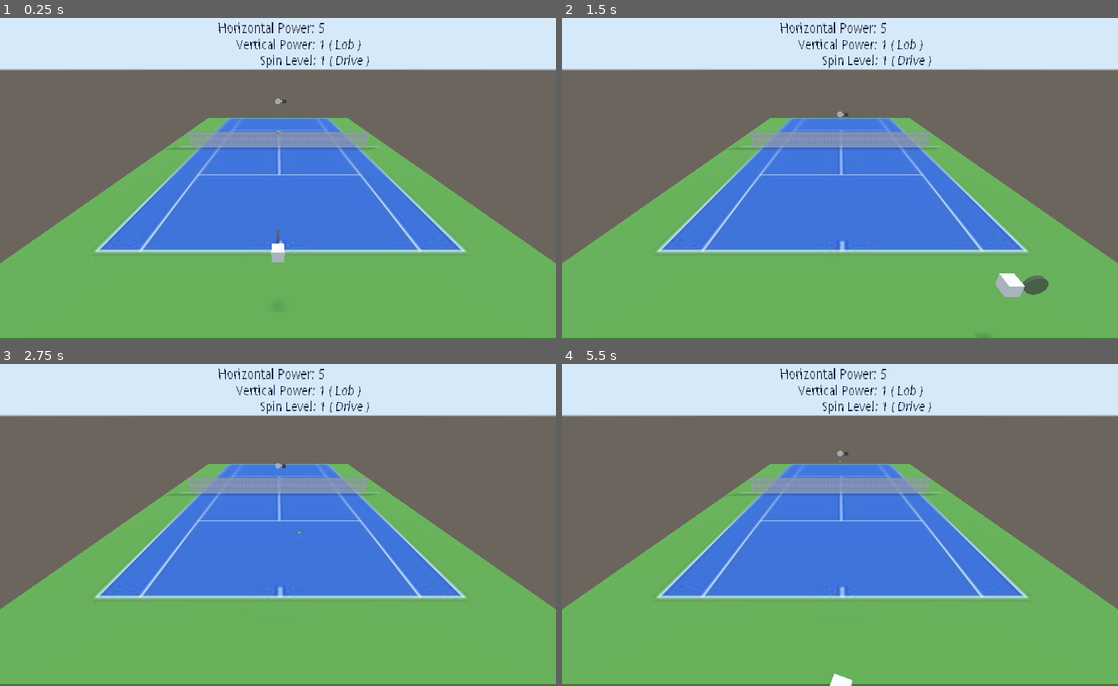
Above: before the commit, frames 1-4 (two rows, left to right).
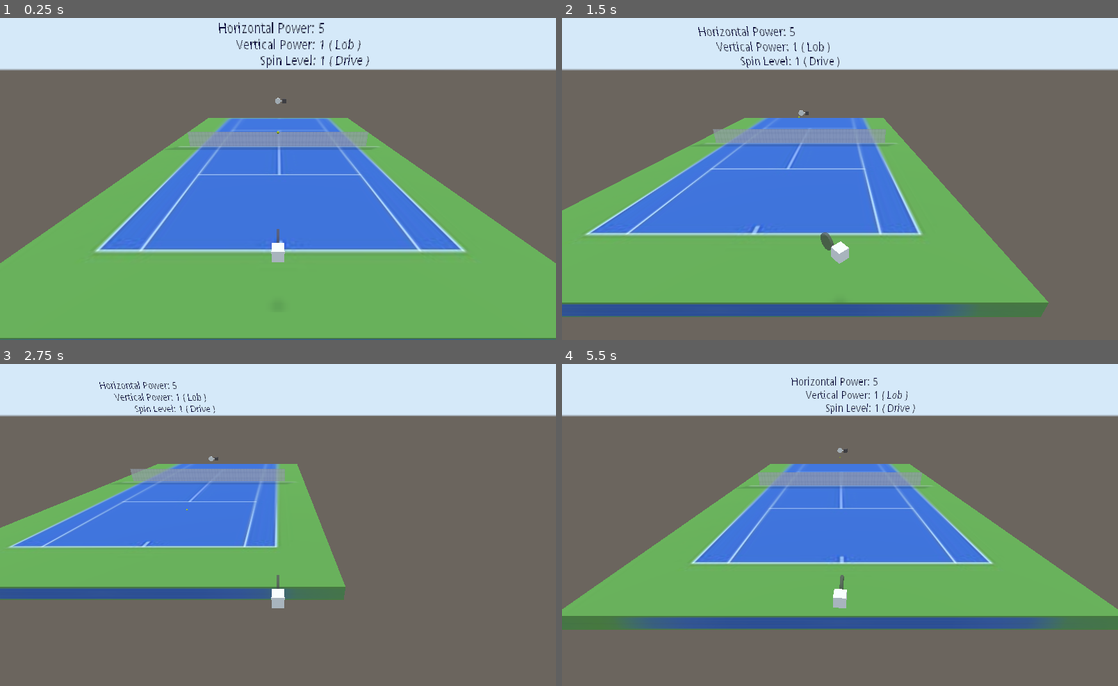
Above: after the commit, the same moments.

Repository: danielliao66/casual-tennis-3d
Game: Godot game, scene res://Spatial.tscn
Two runs of this game, one before a commit and one after it. Both use one fixed random seed, a clock stepped at 60 frames per second and the inputs below.
Inputs:
- Up to frame 1 (0.25 s): no input
- Up to frame 2 (1.5 s): tap Enter at 0.5 s; hold Right (ui_right) 0.53-1.28 s; hold S (ui_y_neg) 0.53-1.28 s; tap A (ui_y_pos) at 0.8, 1.35 s; hold Down (ui_down) from 1.28 s (still down)
- Up to frame 3 (2.75 s): tap S (ui_y_neg) at 1.55 s; release Down (ui_down) at 2.03 s; hold Right (ui_right) from 2.03 s (still down); hold S (ui_y_neg) from 2.03 s (still down); tap A (ui_y_pos) at 2.3 s
- Up to frame 4 (5.5 s): release Right (ui_right) at 2.78 s; release S (ui_y_neg) at 2.78 s; hold Up (ui_up) 2.78-3.53 s; tap A (ui_y_pos) at 2.85, 3.8, 4.35, 5.3 s; tap S (ui_y_neg) at 3.05, 4.55 s; hold S (ui_y_neg) 3.53-4.28 s; hold Left (ui_left) 3.53-5.03 s; tap R (ui_restart) at 4.15 s; hold Down (ui_down) from 5.03 s (still down); hold S (ui_y_neg) from 5.03 s (still down)

The runs differ from the first frame. In frame 1, 0.5% of the frame differs, in the area x 2-100%, y 1-100%; in frame 2, 35%; in frame 3, 55%, in the area x 0-100%, y 1-100%; in frame 4, 32%.

Commit message:
adjusted mechanisms

Diff:
--- a/Ball.gd
+++ b/Ball.gd
@@ -38,7 +38,7 @@
 				dv_y.x -= 1.5
 			v += dv_xz + dv_y
 	v.y += G * delta
-	if translation.z > 50 or translation.z < -50 or translation.x > 30 or translation.x < -30 or Input.is_action_pressed("ui_restart"):
+	if translation.z > 60 or translation.z < -60 or translation.x > 30 or translation.x < -30 or Input.is_action_pressed("ui_restart"):
 		translation = orig_pos
 		v = orig_v
 		w = orig_w
--- a/Computer.gd
+++ b/Computer.gd
@@ -13,12 +13,12 @@
 
 func _physics_process(delta):
 	if ball.v.z > 0:
-		v_inst = (ball.translation - racquet.global_translation) * 13
+		v_inst = (ball.translation - racquet.global_translation) * 15
 		move_and_collide(v_inst * delta);
 		if translation.z < 5:
 			translation.z = 5
 		if (not made_choice):
-			hori_level = player.hori_level
+			hori_level = ball.v.z / 6 + 1 ;
 			rng.randomize()
 			rotation_degrees.y = rng.randi_range(80, 100)
 			if rng.randi_range(0, 1) == 1:
--- a/Player.gd
+++ b/Player.gd
@@ -5,11 +5,13 @@
 var spin_level = 1
 var v_inst = Vector3.ZERO
 var w_y_inst = 0
+var w = 0
 var vert_sort = "Lob"
 var spin_sort = "Drive"
 var list = [hori_level, int(abs(vert_level)), vert_sort, int(abs(spin_level)), spin_sort]
 onready var ball = get_node("../Ball")
 onready var label = get_node("../Info/Viewport/Label")
+onready var camera = get_node("../Camera")
 
 func _ready():
 	label.update_text(list)
@@ -63,10 +65,17 @@
 		list[3] = int(abs(spin_level))
 		list[4] = spin_sort
 		label.update_text(list)
+	if event.is_action_pressed("ui_y_pos"):
+		rotation_degrees.y = 100
+	if event.is_action_pressed("ui_y_neg"):
+		rotation_degrees.y = -100
+	if event.is_action_released("ui_y_pos"):
+		w = -15
+	if event.is_action_released("ui_y_neg"):
+		w = 15
 
 func _physics_process(delta):
 	var v = Vector3.ZERO
-	var w = 0
 	if Input.is_action_pressed("ui_up"):
 		v.z = 15
 	if Input.is_action_pressed("ui_down"):
@@ -79,19 +88,16 @@
 		v.y = 15
 	if Input.is_action_pressed("ui_descend"):
 		v.y = -15
-	if Input.is_action_pressed("ui_y_pos"):
-		w = 5
-	if Input.is_action_pressed("ui_y_neg"):
-		w = -5
 	v_inst = v
 	w_y_inst = w
 	if ball.v.z < 0:
 		if translation.z > -5:
 			translation.z = -5
 	move_and_collide(v * delta)
+	camera.translation.x = translation.x
+	camera.translation.z = translation.z - 14
 	rotation_degrees.y += w
 	var rotation_range = abs(rotation_degrees.y)
-	if (rotation_range > 110):
-		rotation_degrees.y -= w
-	elif (rotation_range > 0 and rotation_range < 5):
-		rotation_degrees.y *= -5 / rotation_range
+	if (rotation_range > 60 and w * rotation_degrees.y > 0):
+		rotation_degrees.y = 0
+		w = 0
Not shown, changed: Casual Tennis.exe
Not shown, changed: Casual Tennis.pck
Not shown, changed: Casual Tennis_linux.zip
Not shown, changed: Casual Tennis_windows.zip
